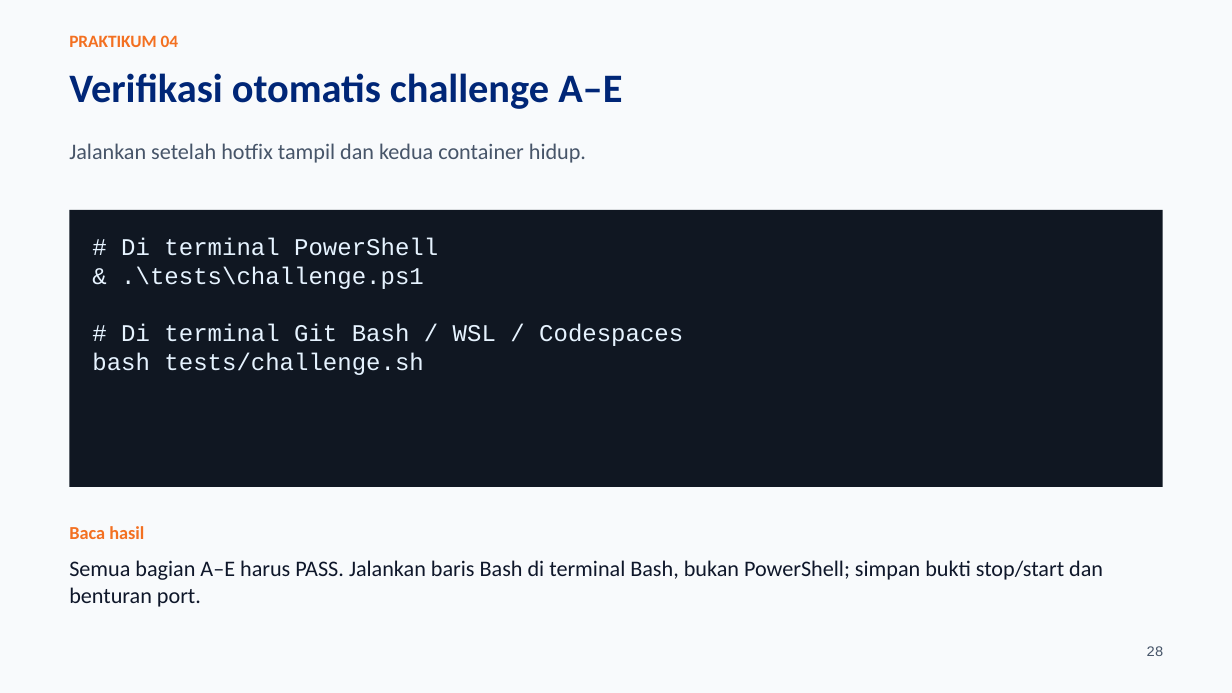
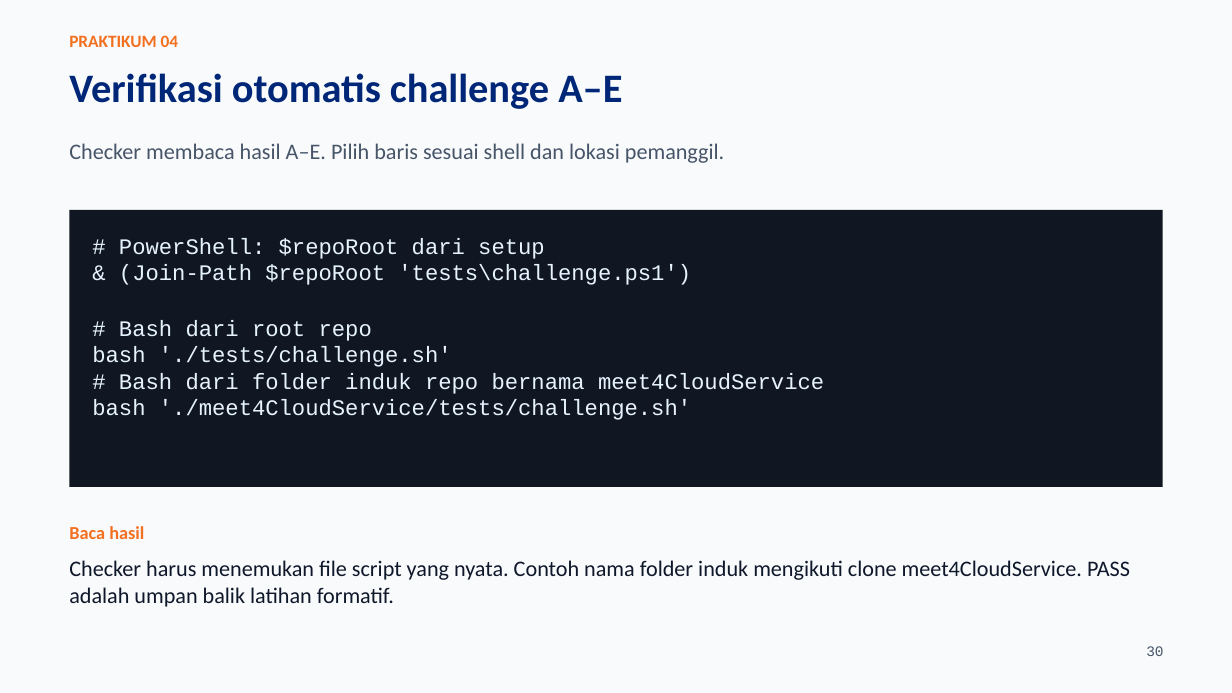
Before and after one commit to SeedFlora/meet4CloudService, a slide deck: slide 30 of slides/LAB04_Docker_Lifecycle_Praktikum.pptx (slide 28 before the commit). Drawn at 1232x693 pixels with LibreOffice and Linux fonts; fonts in the diff are those of the drawing. Boxes give left, top, right and bottom in pixels: in the first picture for what was removed or moved away, otherwise in the second. Text is boxed around its words. In the diff, an @@ line names an element or a change of style, - is before the commit and + after.

Commit message:
Fix Lab 04 mounts for any clone location; update guides, evidence and slides

```diff
--- a/slides/LAB04_Docker_Lifecycle_Praktikum.pptx
+++ b/slides/LAB04_Docker_Lifecycle_Praktikum.pptx
@@ text at (69, 143, 724, 163): text changed @@
-Jalankan setelah hotfix tampil dan kedua container hidup.
+Checker membaca hasil A–E. Pilih baris sesuai shell dan lokasi pemanggil.
@@ text at (92, 238, 824, 420): text changed; size 18.8 to 17.2 pt @@
-# Di terminal PowerShell
-& .\tests\challenge.ps1
-# Di terminal Git Bash / WSL / Codespaces
-bash tests/challenge.sh
+# PowerShell: $repoRoot dari setup
+& (Join-Path $repoRoot 'tests\challenge.ps1')
+# Bash dari root repo
+bash './tests/challenge.sh'
+# Bash dari folder induk repo bernama meet4CloudService
+bash './meet4CloudService/tests/challenge.sh'
@@ text at (69, 560, 1130, 607): text changed @@
-Semua bagian A–E harus PASS. Jalankan baris Bash di terminal Bash, bukan PowerShell; simpan bukti stop/start dan benturan port.
+Checker harus menemukan file script yang nyata. Contoh nama folder induk mengikuti clone meet4CloudService. PASS adalah umpan balik latihan formatif.
@@ text at (1146, 646, 1163, 656): text changed @@
-28
+30
```
Also in this commit, not shown: 21 other slides changed, 2 slides added, 7 other files.
